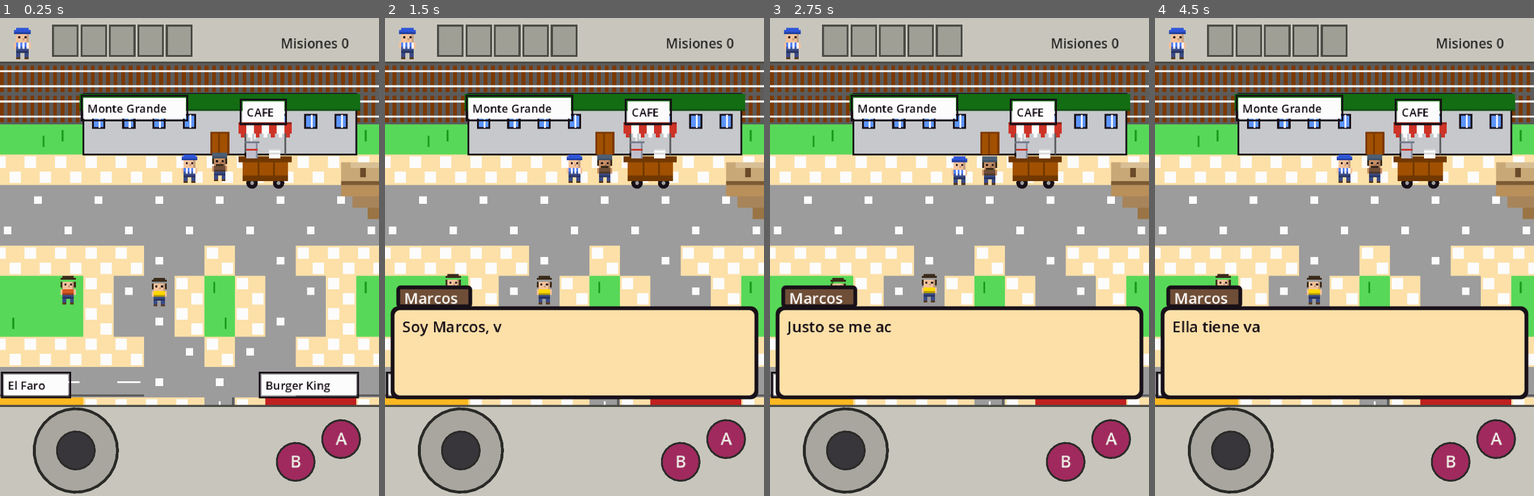
Above: before the commit, frames 1-4 (left to right).
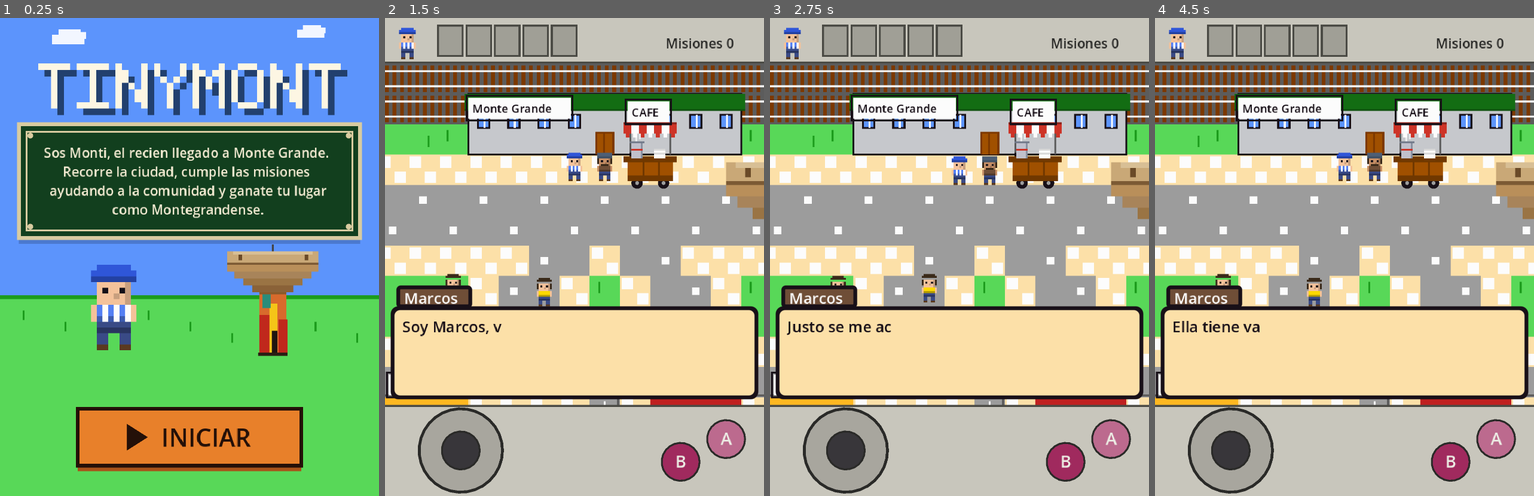
Above: after the commit, the same moments.

Repository: katastudio/TinyMont
Game: Godot game, scene res://scenes/ui/title_screen.tscn
The game is run twice, just before and just after one commit, with the same random seed, the same clock (stepped at 60 frames per second) and the same inputs. Before the commit the project starts from res://scenes/main.tscn.
Inputs (mouse positions are in pixels of both pictures, inside the frame that each line leads up to):
- Up to frame 1 (0.25 s): no input
- Up to frame 2 (1.5 s): tap Enter at 0.5, 0.6 s; move the mouse to (657, 233) at 0.52 s; hold Right (move_right) 0.53-1.25 s; click (657, 233) at 0.67 s; tap Space at 0.77, 1.07 s; tap Keypad Enter at 0.8 s; drag from (498, 280) to (555, 352) at 1.27 s
- Up to frame 3 (2.75 s): move the mouse to (997, 151) at 2.02 s; hold Right (move_right) from 2.03 s (still down); tap Space at 2.1 s; click (997, 151) at 2.17 s; tap Enter at 2.3 s
- Up to frame 4 (4.5 s): release Right (move_right) at 2.75 s; drag from (1325, 352) to (1230, 185) at 2.77 s; move the mouse to (1458, 328) at 3.52 s; hold Left (move_left) 3.53-4.25 s; tap Enter at 3.6 s; click (1458, 328) at 3.67 s; tap Space at 3.77, 3.8, 4.07 s; drag from (1230, 185) to (1287, 137) at 4.27 s

The runs differ from the first frame. In frame 1, 97% of the frame differs, in the area x 0-100%, y 0-100%; in frame 2, 1.0%; in frame 3, 0.6%; in frame 4, 1.0%.

Commit message:
feat: pantalla de bienvenida (titulo 8-bit + cartel del Roca)
- Pantalla de titulo tras el boot splash: postal del barrio (cielo, pasto,
  El Tanque y Monti con respiracion), titulo 8-bit "TINYMONT" (fuente de
  pixeles propia dibujada por codigo, sin assets), explicacion en un cartel
  estilo estacion del Roca, y boton Iniciar con triangulo de play
- El Tanque extraido a modulo compartido (tanque_art.gd)
- HUD y controles ocultos en el titulo; visibles al entrar al juego
- main_scene -> title_screen; reposicion de NPCs (Lucia, Sandra) en el mapa

Diff:
--- a/project.godot
+++ b/project.godot
@@ -11,7 +11,7 @@
 [application]
 
 config/name="TinyMont"
-run/main_scene="res://scenes/main.tscn"
+run/main_scene="res://scenes/ui/title_screen.tscn"
 config/features=PackedStringArray("4.4", "GL Compatibility")
 boot_splash/bg_color=Color(0.360784, 0.580392, 0.988235, 1)
 boot_splash/fullsize=false
--- a/scenes/main.tscn
+++ b/scenes/main.tscn
@@ -71,7 +71,7 @@
 camiseta = Color(0.109804, 0.611765, 0.109804, 1)
 
 [node name="Npc04Lucia" parent="." instance=ExtResource("npc_src")]
-position = Vector2(296, 296)
+position = Vector2(249, 296)
 npc_name = "Lucia"
 dialog_lines = ["¡Hola! Trabajo en
 Kata Studio.", "Estamos haciendo
@@ -208,7 +208,7 @@
 toldo = Color(0.803922, 0.2, 0.152941, 1)
 
 [node name="Sandra" parent="." instance=ExtResource("npc_src")]
-position = Vector2(361, 614)
+position = Vector2(361, 599)
 npc_name = "Sandra"
 dialog_lines = ["¿Un mate cocido?
 ¿Una factura?
--- /dev/null
+++ b/scenes/ui/title_screen.tscn
@@ -0,0 +1,8 @@
+[gd_scene load_steps=2 format=3]
+
+[ext_resource type="Script" path="res://scripts/ui/title_screen.gd" id="1_title"]
+
+[node name="TitleScreen" type="Control"]
+layout_mode = 3
+anchors_preset = 15
+script = ExtResource("1_title")
--- /dev/null
+++ b/scripts/art/tanque_art.gd
@@ -0,0 +1,30 @@
+extends RefCounted
+## El Tanque de Monte Grande (torre de agua tipo hongo, con mural de fuego) — 100% procedural.
+## Landmark del barrio. cx = centro X, ground = Y del suelo (base); se dibuja hacia arriba.
+## Se usa por preload (sin class_name). Compartido por el mapa y la pantalla de título.
+
+const RECTS := [
+	[-12, -56, 24, 56, Color("d86a2c")],   # columna (mural)
+	[-12, -36, 10, 36, Color("c0281c")],
+	[-3, -46, 7, 46, Color("f5c518")],
+	[5, -32, 8, 32, Color("c0281c")],
+	[-1, -22, 5, 22, Color("201510")],
+	[-9, -54, 7, 12, Color("2a8c7a")],
+	[-12, -56, 24, 2, Color("8a5a2a")],
+	[-18, -62, 36, 6, Color("8a6238")],    # embudo (se ensancha)
+	[-26, -68, 52, 6, Color("9a7444")],
+	[-34, -74, 68, 6, Color("a8845a")],
+	[-40, -80, 80, 6, Color("b98f5a")],
+	[-40, -92, 80, 12, Color("c9a877")],   # copa (tanque)
+	[-40, -82, 80, 2, Color("7c5a34")],
+	[-35, -92, 70, 3, Color("d8bf95")],
+	[-30, -89, 3, 5, Color("6a4a28")],     # letra O
+	[28, -89, 3, 5, Color("6a4a28")],      # letra S
+	[-1, -98, 2, 6, Color("444444")],      # antena
+	[-13, -3, 26, 3, Color("2a1e14")],     # base
+]
+
+
+static func draw_on(ci: CanvasItem, cx: float, ground: float, s := 1.0) -> void:
+	for a in RECTS:
+		ci.draw_rect(Rect2(cx + a[0] * s, ground + a[1] * s, a[2] * s, a[3] * s), a[4])
--- a/scripts/autoload/game_manager.gd
+++ b/scripts/autoload/game_manager.gd
@@ -14,11 +14,24 @@
 var misiones: Dictionary = {}       # mision_id -> "no_iniciada" | "en_curso" | "completada"
 
 
+var _hud: CanvasLayer = null
+var _touch: CanvasLayer = null
+
+
 func _ready():
 	_setup_input()
 	_adaptar_pantalla()
 	_add_hud()
 	_add_touch_controls()
+	mostrar_ui_juego(false)   # el título arranca sin HUD ni controles
+
+
+# El HUD y los controles solo se ven durante el juego (no en el título).
+func mostrar_ui_juego(v: bool) -> void:
+	if _hud:
+		_hud.visible = v
+	if _touch:
+		_touch.visible = v
 
 
 # En mobile/touch llenamos la pantalla (expand); en PC se mantiene "keep"
@@ -106,8 +119,10 @@
 # ==================== HUD ====================
 
 func _add_hud() -> void:
-	add_child(preload("res://scenes/ui/hud.tscn").instantiate())
+	_hud = preload("res://scenes/ui/hud.tscn").instantiate()
+	add_child(_hud)
 
 
 func _add_touch_controls() -> void:
-	add_child(preload("res://scenes/ui/touch_controls.tscn").instantiate())
+	_touch = preload("res://scenes/ui/touch_controls.tscn").instantiate()
+	add_child(_touch)
--- /dev/null
+++ b/scripts/ui/title_screen.gd
@@ -0,0 +1,181 @@
+extends Control
+## Pantalla de bienvenida (después del boot splash). Postal del barrio: cielo, pasto,
+## El Tanque y Monti; título, una explicación breve y un botón "Iniciar" con play.
+## 100% procedural. Al iniciar carga el juego (main.tscn).
+
+const CharacterArt = preload("res://scripts/art/character_art.gd")
+const TanqueArt = preload("res://scripts/art/tanque_art.gd")
+
+const INK := Color("241008")        # tinta oscura (texto del botón, contornos)
+const BTN := Color("e8802a")        # acento único: naranja (como El Tanque)
+const BTN_DK := Color("a8531a")     # sombra/hundido del botón
+const TITLE_SHADOW := Color("22406e")
+
+# Fuente de píxeles 8-bit PROPIA (5x7) para el título — dibujada por código, sin assets.
+const WORDMARK := "TINYMONT"
+const GLYPHS := {
+	"T": ["#####", "..#..", "..#..", "..#..", "..#..", "..#..", "..#.."],
+	"I": ["#####", "..#..", "..#..", "..#..", "..#..", "..#..", "#####"],
+	"N": ["#...#", "##..#", "##..#", "#.#.#", "#..##", "#..##", "#...#"],
+	"Y": ["#...#", "#...#", ".#.#.", "..#..", "..#..", "..#..", "..#.."],
+	"M": ["#...#", "##.##", "#.#.#", "#.#.#", "#...#", "#...#", "#...#"],
+	"O": [".###.", "#...#", "#...#", "#...#", "#...#", "#...#", ".###."],
+}
+
+var _t := 0.0
+var _pressed := false
+
+
+func _ready() -> void:
+	set_anchors_preset(Control.PRESET_FULL_RECT)
+
+
+func _process(delta: float) -> void:
+	_t += delta
+	queue_redraw()   # anima la respiración de Monti
+
+
+func _button_rect() -> Rect2:
+	var w := size.x
+	var bw := 118.0
+	return Rect2((w - bw) / 2.0, size.y - 46.0, bw, 30.0)
+
+
+func _draw() -> void:
+	var w := size.x
+	var h := size.y
+	var horizon := h * 0.58
+
+	# --- Cielo + nubes (arriba del título, para no tapar el texto) ---
+	draw_rect(Rect2(0, 0, w, h), Pal.SKY)
+	_cloud(w * 0.18, 11, 0.72)
+	_cloud(w * 0.82, 8, 0.6)
+
+	# --- Pasto ---
+	draw_rect(Rect2(0, horizon, w, h - horizon), Pal.GRASS)
+	draw_rect(Rect2(0, horizon, w, 2), Pal.GRASS_DK)
+	for i in range(9):
+		var gx := 12.0 + i * (w - 24.0) / 8.0
+		draw_rect(Rect2(gx, horizon + 8 + (i % 3) * 6, 1, 5), Pal.GRASS_DK)
+
+	# Los personajes se paran SOBRE el pasto (un poco debajo del horizonte).
+	var ground := horizon + 32.0
+
+	# --- El Tanque (landmark, derecha) ---
+	TanqueArt.draw_on(self, w * 0.72, ground, 0.6)
+
+	# --- Monti (izquierda), con respiración ---
+	var st = CharacterArt.anim_state(_t, {
+		respira = true, respira_amp = 1.0, respira_vel = 2.0,
+		parpadea = true, parpadeo_cada = 4.0,
+	}, false, 0.0)
+	var s := 3.0
+	CharacterArt.draw_on(self, CharacterArt.map_rects(CharacterArt.PROTAG, st),
+		Vector2(w * 0.30 - 8 * s, ground - 18 * s - st.bob * s), s)
+
+	# --- Título 8-bit (wordmark procedural, sin assets) ---
+	# Centrado verticalmente entre las nubes y el cartel de explicación.
+	_draw_wordmark(w / 2.0, 24)
+
+	# --- Explicación en un CARTEL estilo estación del Roca ---
+	var font := ThemeDB.fallback_font
+	if font:
+		var desc := "Sos Monti, el recien llegado a Monte Grande. Recorre la ciudad, cumple las misiones ayudando a la comunidad y ganate tu lugar como Montegrandense."
+		var panel := Rect2(10, 56, w - 20, 60)
+		_draw_cartel(panel)
+		# Texto centrado vertical y horizontalmente dentro del cartel
+		var fs := 7
+		var tw := panel.size.x - 16.0
+		var ts := font.get_multiline_string_size(desc, HORIZONTAL_ALIGNMENT_CENTER, tw, fs)
+		var ty := panel.position.y + (panel.size.y - ts.y) / 2.0 + font.get_ascent(fs)
+		draw_multiline_string(font, Vector2(panel.position.x + 8, ty), desc,
+			HORIZONTAL_ALIGNMENT_CENTER, tw, fs, -1, Color("f2ead1"))
+
+	# --- Botón Iniciar (foco de acción) ---
+	_draw_button(font)
+
+
+# Título 8-bit: dibuja "TINYMONT" con la fuente de píxeles propia (sombra + relleno).
+func _draw_wordmark(cx: float, top: float) -> void:
+	var sc := 3.4
+	var gw := 6.0   # 5 de ancho + 1 de gap
+	var total := WORDMARK.length() * gw * sc - sc
+	var x0 := cx - total / 2.0
+	_wordmark_pass(x0 + sc, top + sc, sc, gw, TITLE_SHADOW)   # sombra
+	_wordmark_pass(x0, top, sc, gw, Color("fdf6e3"))          # relleno crema
+
+
+func _wordmark_pass(x0: float, top: float, sc: float, gw: float, col: Color) -> void:
+	var x := x0
+	for ch in WORDMARK:
+		var g = GLYPHS.get(ch)
+		if g:
+			for row in range(7):
+				for c in range(5):
+					if g[row][c] == "#":
+						draw_rect(Rect2(x + c * sc, top + row * sc, sc, sc), col)
+		x += gw * sc
+
+
+# Cartel esmaltado estilo estación del Roca: campo verde ferroviario, doble
+# marco crema y remaches en las esquinas.
+func _draw_cartel(r: Rect2) -> void:
+	var green := Color("123f1e")
+	var frame := Color("d8cba0")
+	draw_rect(Rect2(r.position.x, r.position.y + 3, r.size.x, r.size.y), Color(0, 0, 0, 0.18))  # sombra
+	draw_rect(r, green)
+	draw_rect(r, frame, false, 2.0)          # marco exterior
+	draw_rect(r.grow(-4), frame, false, 1.0)  # línea interior
+	for c in [Vector2(6, 6), Vector2(r.size.x - 6, 6), Vector2(6, r.size.y - 6), Vector2(r.size.x - 6, r.size.y - 6)]:
+		draw_circle(r.position + c, 1.5, frame)  # remaches
+
+
+func _cloud(cx: float, cy: float, sc: float) -> void:
+	var c := Color("f2f6ff")
+	draw_rect(Rect2(cx - 12 * sc, cy - 3 * sc, 24 * sc, 7 * sc), c)
+	draw_rect(Rect2(cx - 7 * sc, cy - 7 * sc, 16 * sc, 7 * sc), c)
+	draw_rect(Rect2(cx + 4 * sc, cy - 5 * sc, 9 * sc, 5 * sc), c)
+
+
+func _draw_button(font: Font) -> void:
+	var r := _button_rect()
+	var down := 3.0 if _pressed else 0.0
+	# Sombra (profundidad)
+	draw_rect(Rect2(r.position.x, r.position.y + 3, r.size.x, r.size.y), BTN_DK)
+	# Cuerpo (se hunde al apretar)
+	var body := Rect2(r.position.x, r.position.y + down, r.size.x, r.size.y)
+	draw_rect(body, BTN.darkened(0.12) if _pressed else BTN)
+	draw_rect(body, INK, false, 2.0)
+	# Triángulo de play + etiqueta (nudge óptico +1)
+	var cy := body.get_center().y
+	var tx := body.position.x + 26
+	draw_colored_polygon(PackedVector2Array([
+		Vector2(tx, cy - 7), Vector2(tx, cy + 7), Vector2(tx + 11, cy),
+	]), INK)
+	if font:
+		draw_string(font, Vector2(tx + 18, cy + 5), "INICIAR", HORIZONTAL_ALIGNMENT_LEFT, -1, 13, INK)
+
+
+# ==================== INPUT ====================
+
+func _input(event: InputEvent) -> void:
+	if event is InputEventScreenTouch or event is InputEventMouseButton:
+		var is_press: bool = event.pressed
+		if event is InputEventMouseButton and event.button_index != MOUSE_BUTTON_LEFT:
+			return
+		if is_press:
+			_pressed = _button_rect().grow(6).has_point(event.position)
+			queue_redraw()
+		else:
+			if _pressed and _button_rect().grow(6).has_point(event.position):
+				_start()
+			_pressed = false
+			queue_redraw()
+	elif event is InputEventKey and event.pressed and not event.echo:
+		if event.keycode in [KEY_ENTER, KEY_KP_ENTER, KEY_SPACE, KEY_Z]:
+			_start()
+
+
+func _start() -> void:
+	set_process_input(false)
+	get_tree().change_scene_to_file("res://scenes/main.tscn")
--- a/scripts/world/monte_grande.gd
+++ b/scripts/world/monte_grande.gd
@@ -12,6 +12,7 @@
 const T := 16
 const MAP_LAYER := "MapaLayer"
 const COLS := 8  # columnas del atlas de swatches
+const TanqueArt = preload("res://scripts/art/tanque_art.gd")
 
 enum Tile {
 	GRASS, BUILDING, ROAD, TREE, RAIL, PLAZA, WATER,
@@ -59,6 +60,7 @@
 	_load_map()
 	_spawn_player()
 	_add_dialog_box()
+	GameManager.mostrar_ui_juego(true)   # HUD + controles visibles en el juego
 	# Los NPC ahora son nodos en la escena (main.tscn), editables en el Inspector.
 
 
@@ -335,28 +337,7 @@
 # El Tanque: torre de agua tipo hongo (columna con mural + copa ancha).
 # cx = centro X, ground = Y del suelo (base). Se dibuja hacia arriba.
 func _draw_tanque(cx: float, ground: float):
-	var rects = [
-		[-12, -56, 24, 56, Color("d86a2c")],   # columna (mural)
-		[-12, -36, 10, 36, Color("c0281c")],
-		[-3, -46, 7, 46, Color("f5c518")],
-		[5, -32, 8, 32, Color("c0281c")],
-		[-1, -22, 5, 22, Color("201510")],
-		[-9, -54, 7, 12, Color("2a8c7a")],
-		[-12, -56, 24, 2, Color("8a5a2a")],
-		[-18, -62, 36, 6, Color("8a6238")],    # embudo (se ensancha)
-		[-26, -68, 52, 6, Color("9a7444")],
-		[-34, -74, 68, 6, Color("a8845a")],
-		[-40, -80, 80, 6, Color("b98f5a")],
-		[-40, -92, 80, 12, Color("c9a877")],   # copa (tanque)
-		[-40, -82, 80, 2, Color("7c5a34")],
-		[-35, -92, 70, 3, Color("d8bf95")],
-		[-30, -89, 3, 5, Color("6a4a28")],     # letra O
-		[28, -89, 3, 5, Color("6a4a28")],      # letra S
-		[-1, -98, 2, 6, Color("444444")],      # antena
-		[-13, -3, 26, 3, Color("2a1e14")],     # base
-	]
-	for a in rects:
-		draw_rect(Rect2(cx + a[0], ground + a[1], a[2], a[3]), a[4])
+	TanqueArt.draw_on(self, cx, ground)
 
 
 func _draw_labels():
--- a/scripts/world/plaza.gd
+++ b/scripts/world/plaza.gd
@@ -20,6 +20,7 @@
 	_spawn_player()
 	_spawn_npcs()
 	_add_dialog_box()
+	GameManager.mostrar_ui_juego(true)   # HUD + controles visibles en el juego
 
 
 func _build_map():
Not shown, added: scripts/art/tanque_art.gd.uid
Not shown, added: scripts/ui/title_screen.gd.uid
